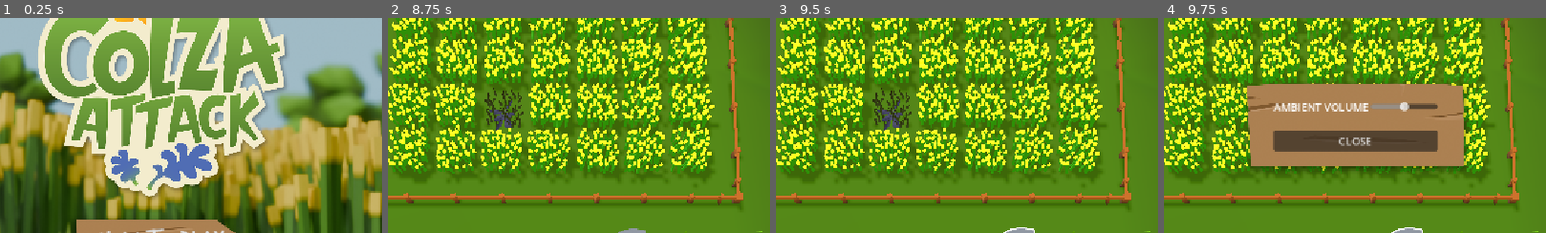
Above: before the commit, frames 1-4 (left to right).
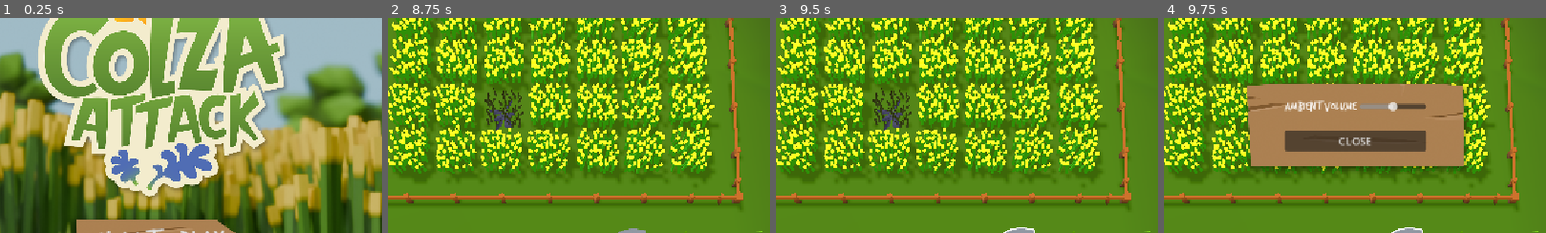
Above: after the commit, the same moments.

Repository: Squix/scientific_game_jam_26
Game: Godot game, scene res://scenes/title_screen.tscn
Same seed, same stepped clock (60 frames per second), same inputs: the game is played once before the commit and once after it.
Inputs (mouse positions are % of the whole screen's width and height, from its top left):
- Up to frame 1 (0.25 s): no input
- Up to frame 2 (8.75 s): tap Enter at 0.5 s; move the mouse to (72, 45) at 0.52 s; press the mouse at (72, 45) at 0.53 s; release the mouse at (72, 45) at 1.25 s; click "How to play" at 1.25 s; click "PLAY" at 2 s; click (39, 88) at 2.75 s; click (50, 88) at 3.5 s; click (61, 88) at 4.25 s; click (39, 88) at 5 s; click (50, 88) at 5.75 s; click (61, 88) at 6.5 s; click (39, 88) at 7.25 s; click (50, 88) at 8 s
- Up to frame 3 (9.5 s): click (61, 88) at 8.75 s
- Up to frame 4 (9.75 s): click "SETTINGS" at 9.5 s
The pictures show only the part of the screen within x 29-79%, y 30-80%; the shares and areas given below are measured in that part.

Frames 1-3 are identical in both runs. In frame 4, 1.7% of the frame differs, in the area x 28-72%, y 38-63%.

Commit message:
Update UI.tscn

Diff:
--- a/scenes/UI.tscn
+++ b/scenes/UI.tscn
@@ -56,6 +56,10 @@
 expand_margin_right = 32.0
 expand_margin_bottom = 32.0
 
+[sub_resource type="LabelSettings" id="LabelSettings_ilk7v"]
+font = ExtResource("2_aputy")
+font_size = 20
+
 [node name="UI" type="Control" unique_id=979071823]
 layout_mode = 3
 anchors_preset = 15
@@ -299,6 +303,7 @@
 label_settings = SubResource("LabelSettings_75u2n")
 
 [node name="SettingsDialog" type="Control" parent="." unique_id=1268272158]
+visible = false
 anchors_preset = 0
 offset_left = 472.0
 offset_top = 306.0
@@ -328,6 +333,7 @@
 [node name="Label" type="Label" parent="SettingsDialog/CenterContainer/PanelContainer/CenterContainer/VBoxContainer/HBoxContainer" unique_id=1713534939]
 layout_mode = 2
 text = "AMBIENT VOLUME"
+label_settings = SubResource("LabelSettings_ilk7v")
 
 [node name="MusicVolumeSlider" type="HSlider" parent="SettingsDialog/CenterContainer/PanelContainer/CenterContainer/VBoxContainer/HBoxContainer" unique_id=908905662]
 custom_minimum_size = Vector2(100, 0)
